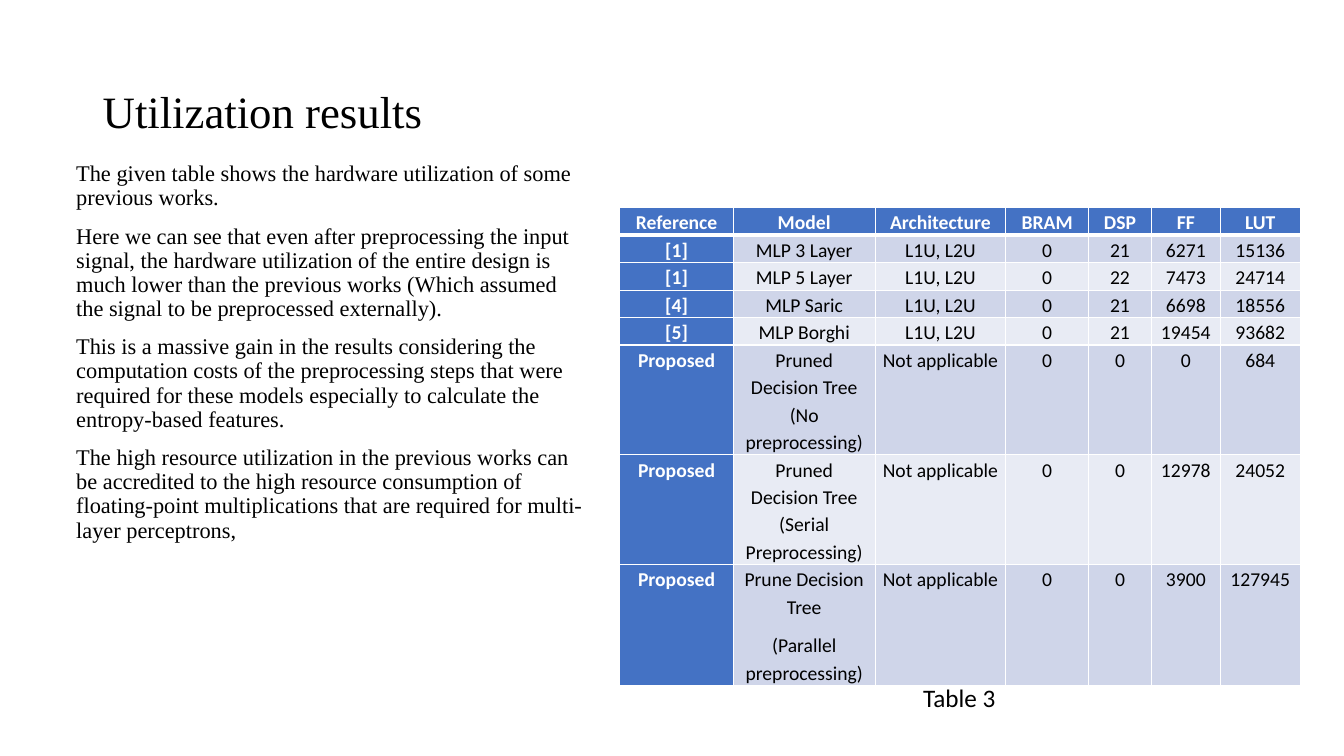
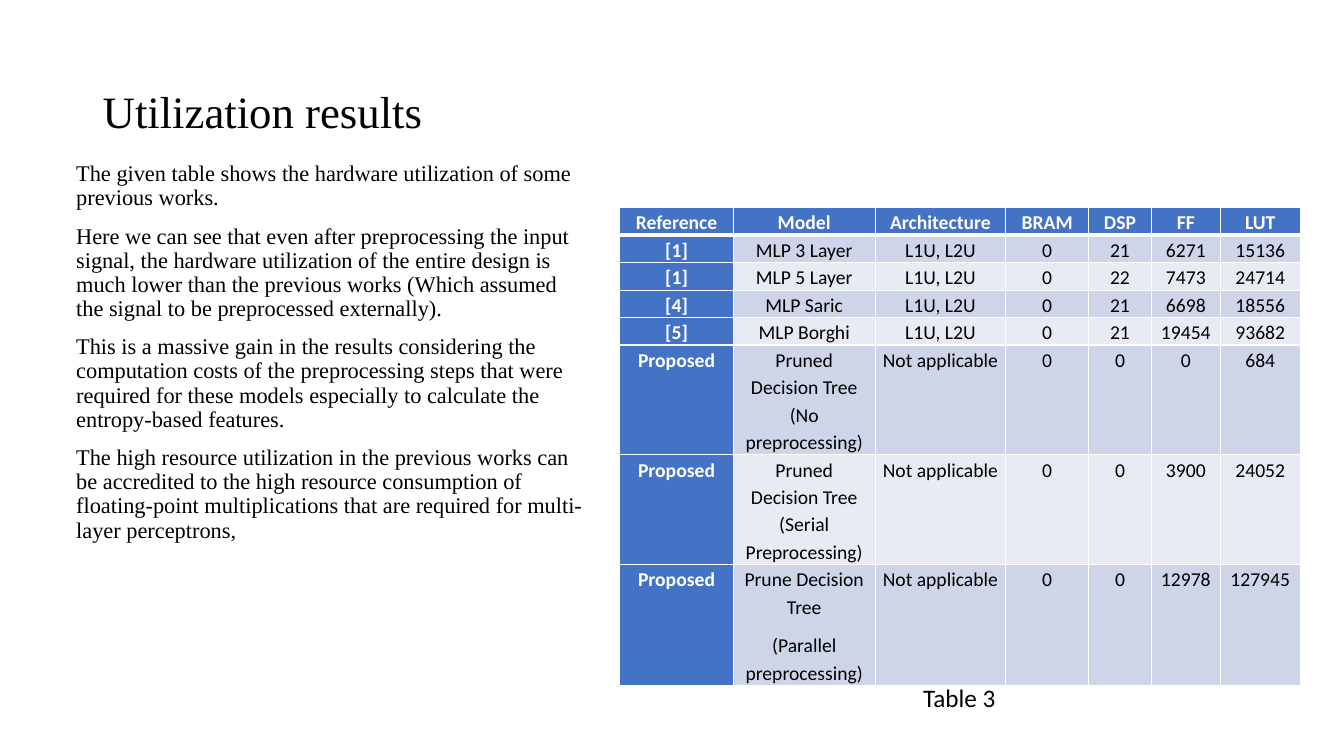
Before and after one commit to ManuBlue/verilogECG, a slide deck: slide 17 of Hardware Optimization for ECG Signal Processing and Arrhythmia.pptx. Drawn at 1344x756 pixels with LibreOffice and Linux fonts; fonts in the diff are those of the drawing. Boxes give left, top, right and bottom in pixels: in the first picture for what was removed or moved away, otherwise in the second. Text is boxed around its words. In the diff, an @@ line names an element or a change of style, - is before the commit and + after.

```diff
--- a/Hardware Optimization for ECG Signal Processing and Arrhythmia.pptx
+++ b/Hardware Optimization for ECG Signal Processing and Arrhythmia.pptx
@@ table at (620, 208, 1302, 690) @@
-row 7, column 6: 12978
+row 7, column 6: 3900
-row 8, column 6: 3900
+row 8, column 6: 12978
```
